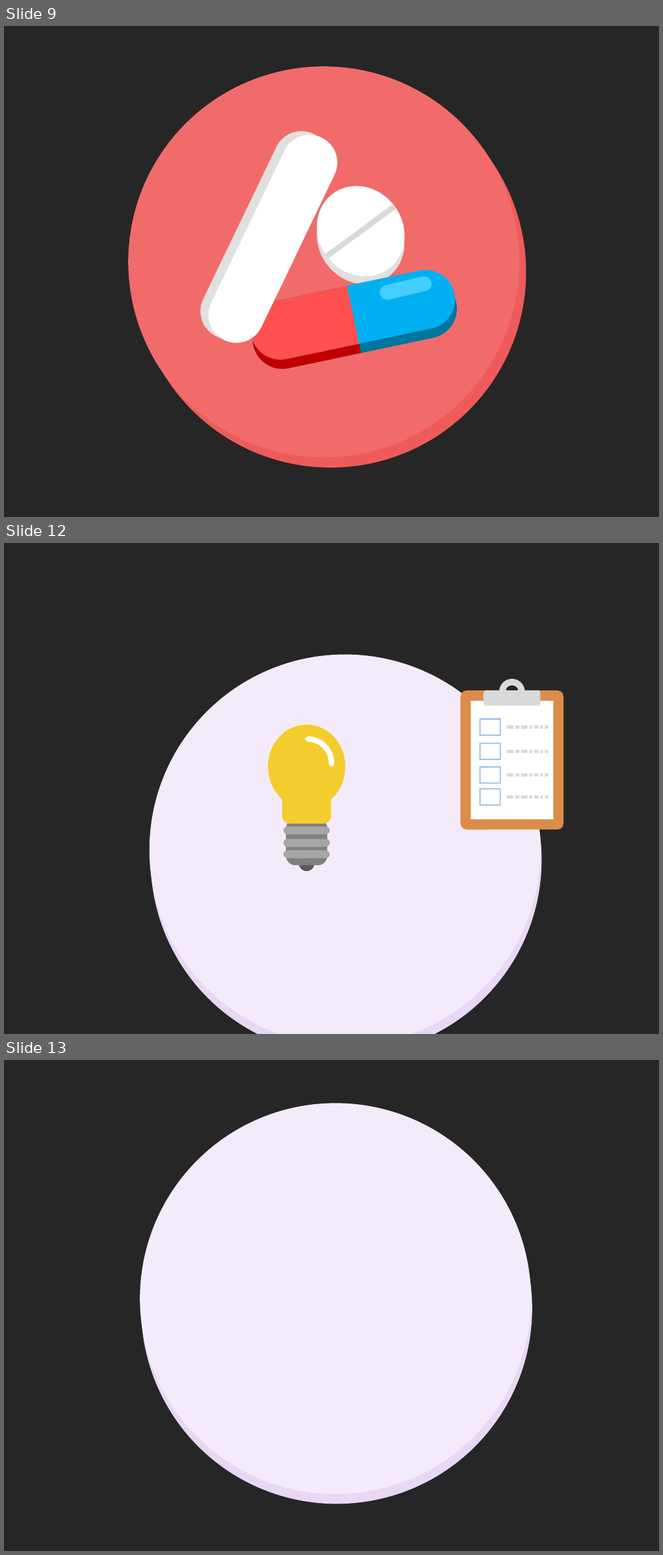
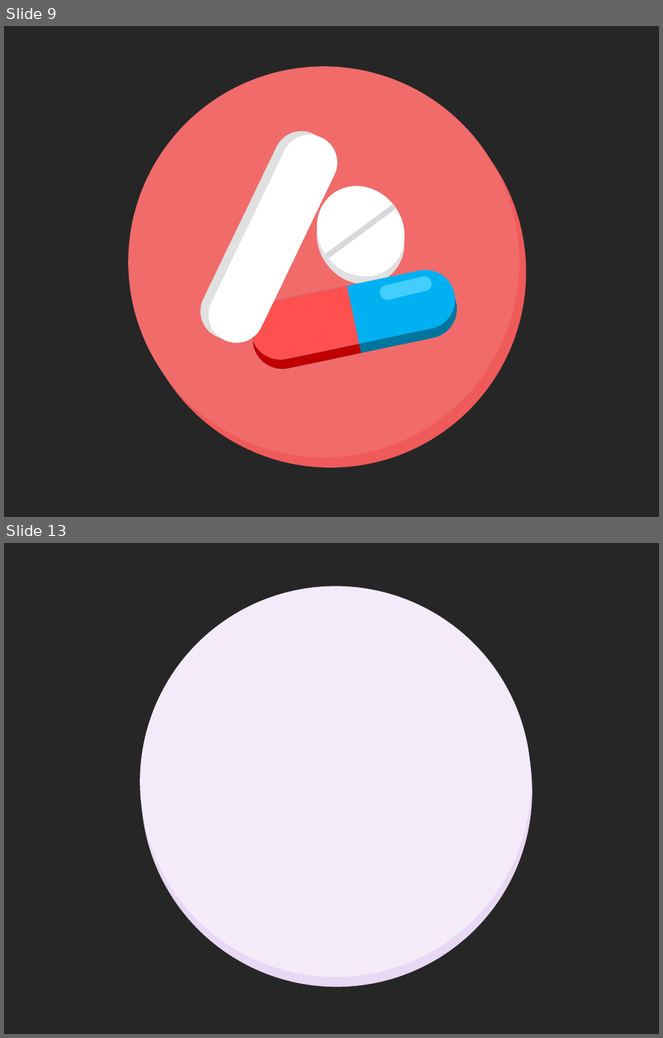
Before and after one commit to gustavogitzel/Discussex, a slide deck: Rascunhos/Logo - PP2.pptx. Shown one above the other, each under a label of ours: slides 9, 12 and 13 before the commit, slides 9 and 13 after it; the slides between them are not shown. The pictures are 663x1555 and 663x1038 pixels, drawn with LibreOffice and Linux fonts; fonts in the diff are those of the drawing. Boxes give left, top, right and bottom in pixels: in the first picture for what was removed or moved away, otherwise in the second. Text is boxed around its words. In the diff, an @@ line names an element or a change of style, - is before the commit and + after.

```diff
--- a/Rascunhos/Logo - PP2.pptx
+++ b/Rascunhos/Logo - PP2.pptx
@@ slide 12 removed at bbox=[4, 543, 659, 1034], background #262626 @@
@@ ellipse removed at bbox=[150, 654, 541, 1034] @@
@@ ellipse removed at bbox=[151, 664, 542, 1034] @@
@@ group removed at bbox=[268, 724, 345, 872]: 5 rounded rectangles, 4 ellipses, 1 arc (boxed as its full ellipse) @@
@@ group removed at bbox=[461, 679, 564, 830]: 4 frames, 4 freeform shapes, 2 rounded rectangles, 1 rectangle, 1 donut @@
```
Also in this commit, not shown: 3 slides added, 2 other slides removed, 3 other files.
